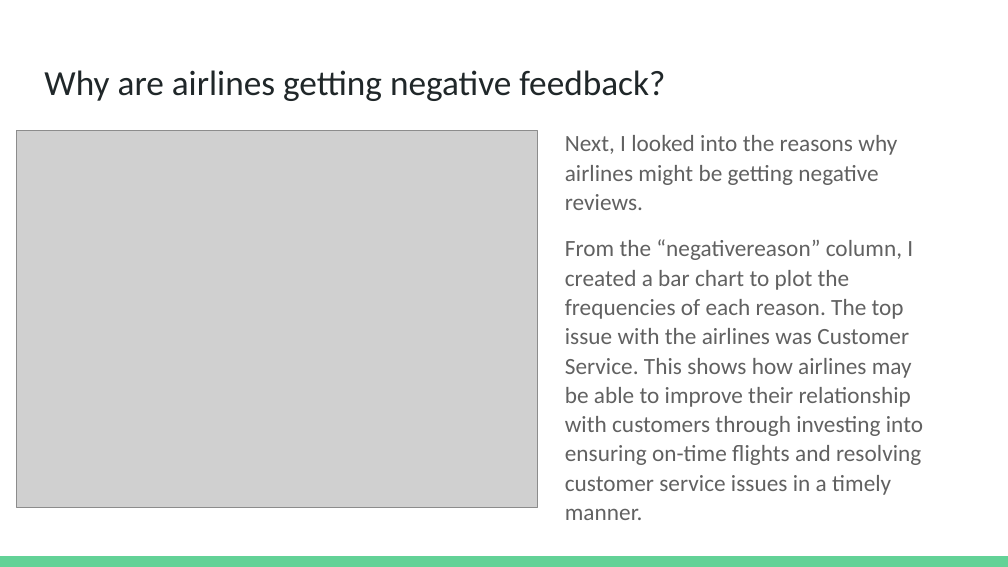
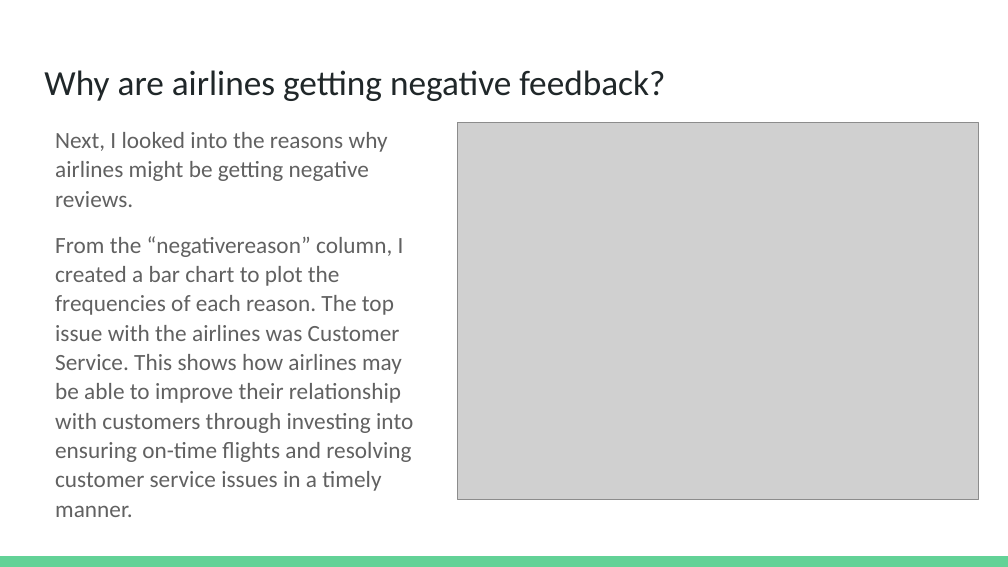
Before and after one commit to dapak2002/MGSC-410-Homework-1, a slide deck: slide 8 of MGSC-410 Homework 1.pptx (slide 5 before the commit). Drawn at 1008x567 pixels with LibreOffice and Linux fonts; fonts in the diff are those of the drawing; grey boxes stand for pictures. Boxes give left, top, right and bottom in pixels: in the first picture for what was removed or moved away, otherwise in the second. Text is boxed around its words. In the diff, an @@ line names an element or a change of style, - is before the commit and + after.

```diff
--- a/MGSC-410 Homework 1.pptx
+++ b/MGSC-410 Homework 1.pptx
@@ text "Next, I looked into the ...": place and size @@
-text "Next, I looked into the ..." at [565,135,923,520]
+text "Next, I looked into the ..." at [55,132,413,517]
@@ picture: place and size @@
-picture at [17,130,537,507]
+picture at [458,123,978,500]
```
Also in this commit, not shown: 2 other slides changed, 3 slides added, 1 other file.
